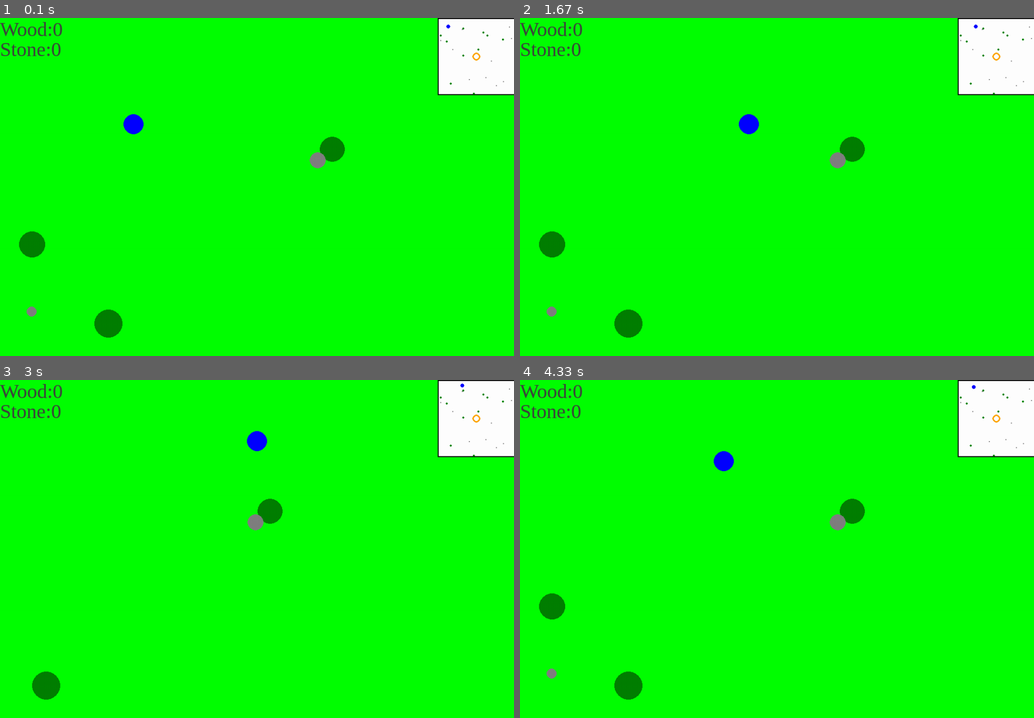
Above: before the commit, frames 1-4 (two rows, left to right).
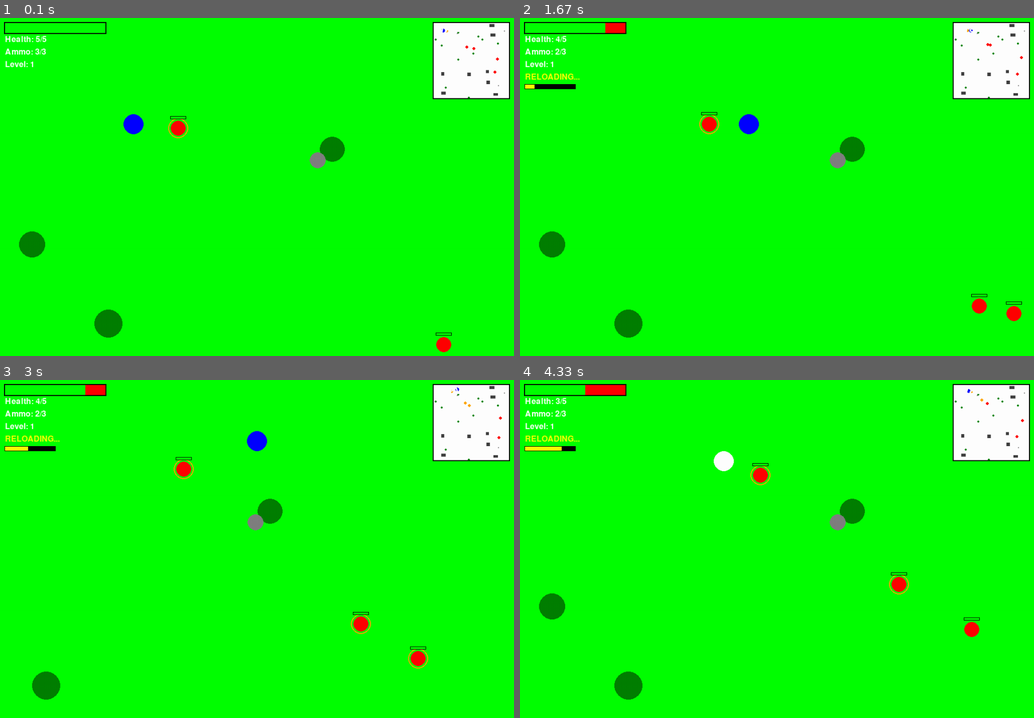
Above: after the commit, the same moments.

Repository: kold027/Pygame
Game: pygame game, started from game.py
The game is run twice, just before and just after one commit, with the same random seed, the same clock (stepped at 60 frames per second) and the same inputs.
Inputs (mouse positions are in pixels of both pictures, inside the frame that each line leads up to):
- Up to frame 1 (0.1 s): no input
- Up to frame 2 (1.67 s): click (540, 65) at 0.38 s, where only the run after the commit has a clickable "Level: 1"; hold R 0.67-1.13 s; hold Right 0.67-1.13 s; click (540, 65) at 1.22 s, where only the run after the commit has a clickable "Level: 1"; hold Right from 1.5 s (still down)
- Up to frame 3 (3 s): release Right at 1.97 s; hold Up 2-2.3 s; hold Right 2.33-2.8 s; hold Left from 2.83 s (still down)
- Up to frame 4 (4.33 s): release Left at 3.37 s; hold Down 3.4-3.7 s; hold Left 3.73-4.13 s; hold Up from 4.17 s (still down)

The runs differ from the first frame. In frame 1, 2.2% of the frame differs, in the area x 0-100%, y 0-99%; in frame 2, 2.7%; in frame 3, 2.8%; in frame 4, 3.1%, in the area x 0-100%, y 0-89%.

Commit message:
starting point

Diff:
--- a/game.py
+++ b/game.py
@@ -43,9 +43,17 @@
         self.size = 20
         self.speed = 5
         self.color = BLUE
-        self.run = False
-        self.wood = 0
-        self.stones = 0
+        self.health = 5
+        self.max_health = 5
+        self.damage_timer = 0
+        self.magazine_size = 3
+        self.current_ammo = 3
+        self.is_reloading = False
+        self.reload_timer = 0
+        self.reload_time = 300
+        self.shoot_cooldown = 0
+        self.shoot_delay = 10
+        self.level = 1
 
     def update(self, keys, terrain):
         old_x, old_y = self.x, self.y
@@ -59,67 +67,249 @@
             new_x -= self.speed
         if keys[pygame.K_d] or keys[pygame.K_RIGHT]:
             new_x += self.speed
-        if keys[pygame.K_LSHIFT]:
-            self.run = True
-        else:
-            self.run = False
-
-        if self.run == True:
-            self.speed = 10
-        else:
-            self.speed = 5
 
         # Try moving on X axis only
         self.x = new_x
+        if self.check_terrain_collision(terrain):
+            self.x = old_x
 
         # Try moving on Y axis only
         self.y = new_y
-
-        for tree in terrain.trees:
-            if ((self.x-tree['x'])**2+(self.y-tree['y'])**2) < (tree['size']+(self.size))**2:
-                self.x = old_x
-                self.y = old_y
-
-        for rock in terrain.rocks:
-            if ((self.x-rock['x'])**2+(self.y-rock['y'])**2) < (rock['size']+(self.size))**2:
-                self.x = old_x
-                self.y = old_y
-
-        if ((self.x-(WORLD_WIDTH/2))**2+(self.y-(WORLD_HEIGHT/2))**2) < (terrain.fire_size+(self.size))**2:
-            self.x = old_x
+        if self.check_terrain_collision(terrain):
             self.y = old_y
-
 
         self.x = max(self.size, min(self.x, WORLD_WIDTH - self.size))
         self.y = max(self.size, min(self.y, WORLD_HEIGHT - self.size))
+
+        if self.damage_timer > 0:
+            self.damage_timer -= 1
+
+        if self.shoot_cooldown > 0:
+            self.shoot_cooldown -= 1
+
+        if self.is_reloading:
+            self.reload_timer -= 1
+            if self.reload_timer <= 0:
+                self.current_ammo = self.magazine_size
+                self.is_reloading = False
+
+    def check_terrain_collision(self, terrain):
+        for tree in terrain.trees:
+            distance = math.sqrt((self.x - tree['x'])**2 + (self.y - tree['y'])**2)
+            if distance < self.size + tree['size']:
+                return True
+
+        for rock in terrain.rocks:
+            distance = math.sqrt((self.x - rock['x'])**2 + (self.y - rock['y'])**2)
+            if distance < self.size + rock['size']:
+                return True
+
+        for building in terrain.buildings:
+            # Check collision with rectangular building
+            left = building['x'] - building['width']//2
+            right = building['x'] + building['width']//2
+            top = building['y'] - building['height']//2
+            bottom = building['y'] + building['height']//2
+
+            # Check if player circle intersects with building rectangle
+            closest_x = max(left, min(self.x, right))
+            closest_y = max(top, min(self.y, bottom))
+
+            distance = math.sqrt((self.x - closest_x)**2 + (self.y - closest_y)**2)
+            if distance < self.size:
+                return True
+
+        return False
+
+    def take_damage(self, amount):
+        if self.damage_timer <= 0:
+            self.health -= amount
+            self.damage_timer = 60
+            self.health = max(0, self.health)
+
+    def can_shoot(self):
+        return not self.is_reloading and self.current_ammo > 0 and self.shoot_cooldown <= 0
+
+    def shoot(self):
+        if self.can_shoot():
+            self.current_ammo -= 1
+            self.shoot_cooldown = self.shoot_delay
+
+            # Auto-reload when magazine is empty
+            if self.current_ammo == 0:
+                self.reload()
+
+            return True
+        return False
+
+    def reload(self):
+        if not self.is_reloading and self.current_ammo < self.magazine_size:
+            self.is_reloading = True
+            self.reload_timer = self.reload_time
+
+    def level_up(self):
+        self.level += 1
+        self.magazine_size += 2
+        self.current_ammo = self.magazine_size
 
     def draw(self, screen, camera):
         screen_x = self.x - camera.x
         screen_y = self.y - camera.y
-        pygame.draw.circle(screen, self.color, (int(screen_x), int(screen_y)), self.size)
+        color = self.color if self.damage_timer <= 0 or self.damage_timer % 10 < 5 else WHITE
+        pygame.draw.circle(screen, color, (int(screen_x), int(screen_y)), self.size)
+
+class Zombie:
+    def __init__(self, x, y, wave=1):
+        self.x = x
+        self.y = y
+        self.size = 15
+        self.speed = 1.5 + (wave - 1) * 0.3
+        self.color = RED
+        self.direction_x = random.choice([-1, 1])
+        self.direction_y = random.choice([-1, 1])
+        self.change_direction_timer = 0
+        self.detection_range = 550 + (wave - 1) * 50
+        self.health = 30 + (wave - 1) * 5
+        self.max_health = self.health
+        self.following_player = False
+        self.wave = wave
+
+    def update(self, player, terrain):
+        distance_to_player = math.sqrt((self.x - player.x)**2 + (self.y - player.y)**2)
+
+        if distance_to_player < self.detection_range:
+            self.following_player = True
+            dx = player.x - self.x
+            dy = player.y - self.y
+            length = math.sqrt(dx**2 + dy**2)
+            if length > 0:
+                self.direction_x = dx / length
+                self.direction_y = dy / length
+        else:
+            self.following_player = False
+            self.change_direction_timer += 1
+            if self.change_direction_timer > 60:
+                self.direction_x = random.uniform(-1, 1)
+                self.direction_y = random.uniform(-1, 1)
+                self.change_direction_timer = 0
+
+        old_x, old_y = self.x, self.y
+        self.x += self.direction_x * self.speed
+        self.y += self.direction_y * self.speed
+
+        if self.check_terrain_collision(terrain):
+            self.x, self.y = old_x, old_y
+            if not self.following_player:
+                self.direction_x = random.uniform(-1, 1)
+                self.direction_y = random.uniform(-1, 1)
+
+        if self.x <= self.size or self.x >= WORLD_WIDTH - self.size:
+            self.direction_x *= -1
+        if self.y <= self.size or self.y >= WORLD_HEIGHT - self.size:
+            self.direction_y *= -1
+
+        self.x = max(self.size, min(self.x, WORLD_WIDTH - self.size))
+        self.y = max(self.size, min(self.y, WORLD_HEIGHT - self.size))
+
+        if distance_to_player < self.size + player.size:
+            player.take_damage(1)
+
+    def check_terrain_collision(self, terrain):
+        for tree in terrain.trees:
+            distance = math.sqrt((self.x - tree['x'])**2 + (self.y - tree['y'])**2)
+            if distance < self.size + tree['size']:
+                return True
+
+        for rock in terrain.rocks:
+            distance = math.sqrt((self.x - rock['x'])**2 + (self.y - rock['y'])**2)
+            if distance < self.size + rock['size']:
+                return True
+
+        for building in terrain.buildings:
+            # Check collision with rectangular building
+            left = building['x'] - building['width']//2
+            right = building['x'] + building['width']//2
+            top = building['y'] - building['height']//2
+            bottom = building['y'] + building['height']//2
+
+            # Check if player circle intersects with building rectangle
+            closest_x = max(left, min(self.x, right))
+            closest_y = max(top, min(self.y, bottom))
+
+            distance = math.sqrt((self.x - closest_x)**2 + (self.y - closest_y)**2)
+            if distance < self.size:
+                return True
+
+        return False
+
+    def take_damage(self, amount):
+        self.health -= amount
+        return self.health <= 0
+
+    def draw(self, screen, camera):
+        screen_x = self.x - camera.x
+        screen_y = self.y - camera.y
+        if -self.size <= screen_x <= SCREEN_WIDTH + self.size and -self.size <= screen_y <= SCREEN_HEIGHT + self.size:
+            pygame.draw.circle(screen, self.color, (int(screen_x), int(screen_y)), self.size)
+            if self.following_player:
+                pygame.draw.circle(screen, ORANGE, (int(screen_x), int(screen_y)), self.size + 5, 2)
+
+            # Draw health bar
+            bar_width = 30
+            bar_height = 4
+            bar_x = screen_x - bar_width // 2
+            bar_y = screen_y - self.size - 8
+
+            health_ratio = self.health / self.max_health
+
+            pygame.draw.rect(screen, BLACK, (int(bar_x - 1), int(bar_y - 1), bar_width + 2, bar_height + 2))
+            pygame.draw.rect(screen, RED, (int(bar_x), int(bar_y), bar_width, bar_height))
+            pygame.draw.rect(screen, GREEN, (int(bar_x), int(bar_y), int(bar_width * health_ratio), bar_height))
 
 class Terrain:
     def __init__(self):
         self.trees = []
         self.rocks = []
-        self.fire_size = 25
-
-        # Reduced terrain - only 10% of original trees and 10% of rocks
+        self.buildings = []
+
+        # Reduced terrain - only 10% of original trees and 5% of rocks
         for _ in range(10):
             x = random.randint(0, WORLD_WIDTH)
             y = random.randint(0, WORLD_HEIGHT)
             size = random.randint(15, 30)
-            self.tree_check = size
-            self.trees.append({'x': x, 'y': y, 'size': size, 'vaule': self.tree_check, 'cut': pygame.time.get_ticks()})
-
-        for _ in range(10):
+            self.trees.append({'x': x, 'y': y, 'size': size})
+
+        for _ in range(3):
             x = random.randint(0, WORLD_WIDTH)
             y = random.randint(0, WORLD_HEIGHT)
             size = random.randint(10, 20)
-            self.rock_check = size
-            self.rocks.append({'x': x, 'y': y, 'size': size, 'vaule': self.rock_check, 'cut': pygame.time.get_ticks()})
+            self.rocks.append({'x': x, 'y': y, 'size': size})
+
+        # Add buildings
+        for _ in range(8):
+            width = random.randint(80, 150)
+            height = random.randint(60, 120)
+            x = random.randint(width//2, WORLD_WIDTH - width//2)
+            y = random.randint(height//2, WORLD_HEIGHT - height//2)
+            self.buildings.append({'x': x, 'y': y, 'width': width, 'height': height})
 
     def draw(self, screen, camera):
+        # Draw buildings first (behind other objects)
+        for building in self.buildings:
+            screen_x = building['x'] - camera.x - building['width']//2
+            screen_y = building['y'] - camera.y - building['height']//2
+            if (-building['width'] <= screen_x <= SCREEN_WIDTH + building['width'] and
+                -building['height'] <= screen_y <= SCREEN_HEIGHT + building['height']):
+                # Building body
+                pygame.draw.rect(screen, DARK_GRAY, (int(screen_x), int(screen_y), building['width'], building['height']))
+                # Building outline
+                pygame.draw.rect(screen, BLACK, (int(screen_x), int(screen_y), building['width'], building['height']), 2)
+                # Windows
+                window_size = 8
+                for wx in range(int(screen_x) + 15, int(screen_x) + building['width'] - 10, 20):
+                    for wy in range(int(screen_y) + 15, int(screen_y) + building['height'] - 10, 20):
+                        pygame.draw.rect(screen, LIGHT_GRAY, (wx, wy, window_size, window_size))
+
         for tree in self.trees:
             screen_x = tree['x'] - camera.x
             screen_y = tree['y'] - camera.y
@@ -132,55 +322,37 @@
             if -rock['size'] <= screen_x <= SCREEN_WIDTH + rock['size'] and -rock['size'] <= screen_y <= SCREEN_HEIGHT + rock['size']:
                 pygame.draw.circle(screen, GRAY, (int(screen_x), int(screen_y)), rock['size'])
 
-        # Drawing fire
-        screen_x = (WORLD_WIDTH/2) - camera.x
-        screen_y = (WORLD_HEIGHT/2) - camera.y
-        pygame.draw.circle(screen, ORANGE, (int(screen_x), int(screen_y)), self.fire_size)
-        pygame.draw.circle(screen, YELLOW, (int(screen_x), int(screen_y)), self.fire_size-7)
-        pygame.draw.circle(screen, WHITE, (int(screen_x), int(screen_y)), self.fire_size*4, 2)
-
-    def fuel_fire(self, x, y, player):
-        if ((WORLD_HEIGHT/2-x)**2+(WORLD_WIDTH/2-y)**2) < (self.fire_size)**2:
-            if player.wood >= 1:
-                player.wood -= 1
-                self.fire_size += 1
-
-
-
-    def terrain_damage_handler(self, player, x, y):
-        for tree in self.trees:
-            if ((tree['x']-x)**2+(tree['y']-y)**2) < (tree['size'])**2:
-                tree['size'] -= 2
-            if tree['size'] <= tree['vaule']/2 and tree['size'] >= 1:
-                tree['size'] = 0
-                player.wood += 3
-                tree['cut'] = pygame.time.get_ticks()
-        for rock in self.rocks:
-            if ((rock['x']-x)**2+(rock['y']-y)**2) < (rock['size'])**2:
-                rock['size'] -= 1
-            if rock['size'] <= rock['vaule']/2 and rock['size'] >= 1:
-                rock['size'] = 0
-                player.stones += 3
-                rock['cut'] = pygame.time.get_ticks()
-    def grow_terrain(self):
-        for tree in self.trees:
-            if pygame.time.get_ticks()-tree['cut'] > 60000 and tree["size"] == 0:
-                tree['size'] = tree['vaule']
-        for rock in self.rocks:
-            if pygame.time.get_ticks()-rock['cut'] > 60000 and rock["size"] == 0:
-                rock['size'] = rock['vaule']
-class Inventory:
-    def __init__(self, screen, player):
-        print('tiropita')
-        self.screen = screen
-        self.player = player
-
-    def draw(self):
-        self.my_font = pygame.font.SysFont('Times New Roman',40)
-        self.text = self.my_font.render(f'Wood:{self.player.wood}', True, DARK_GRAY)
-        self.text2 = self.my_font.render(f'Stone:{self.player.stones}', True, DARK_GRAY)
-        self.screen.blit(self.text, (0,0))
-        self.screen.blit(self.text2, (0,40))
+class Projectile:
+    def __init__(self, x, y, target_x, target_y):
+        self.x = x
+        self.y = y
+        self.size = 3
+        self.speed = 10
+        dx = target_x - x
+        dy = target_y - y
+        length = math.sqrt(dx**2 + dy**2)
+        if length > 0:
+            self.direction_x = dx / length
+            self.direction_y = dy / length
+        else:
+            self.direction_x = 1
+            self.direction_y = 0
+        self.active = True
+
+    def update(self):
+        if self.active:
+            self.x += self.direction_x * self.speed
+            self.y += self.direction_y * self.speed
+
+            if self.x < 0 or self.x > WORLD_WIDTH or self.y < 0 or self.y > WORLD_HEIGHT:
+                self.active = False
+
+    def draw(self, screen, camera):
+        if self.active:
+            screen_x = self.x - camera.x
+            screen_y = self.y - camera.y
+            if 0 <= screen_x <= SCREEN_WIDTH and 0 <= screen_y <= SCREEN_HEIGHT:
+                pygame.draw.circle(screen, YELLOW, (int(screen_x), int(screen_y)), self.size)
 
 class Minimap:
     def __init__(self, x, y):
@@ -202,26 +374,77 @@
             mini_y = int(rock['y'] * self.scale) + self.y
             pygame.draw.circle(screen, GRAY, (mini_x, mini_y), 1)
 
-        if zombies != None:
-            for zombie in zombies:
-                mini_x = int(zombie.x * self.scale) + self.x
-                mini_y = int(zombie.y * self.scale) + self.y
-                color = ORANGE if zombie.following_player else RED
-                pygame.draw.circle(screen, color, (mini_x, mini_y), 3)
+        for building in terrain.buildings:
+            mini_x = int(building['x'] * self.scale) + self.x - int(building['width'] * self.scale) // 2
+            mini_y = int(building['y'] * self.scale) + self.y - int(building['height'] * self.scale) // 2
+            mini_width = int(building['width'] * self.scale)
+            mini_height = int(building['height'] * self.scale)
+            pygame.draw.rect(screen, DARK_GRAY, (mini_x, mini_y, mini_width, mini_height))
+
+        for zombie in zombies:
+            mini_x = int(zombie.x * self.scale) + self.x
+            mini_y = int(zombie.y * self.scale) + self.y
+            color = ORANGE if zombie.following_player else RED
+            pygame.draw.circle(screen, color, (mini_x, mini_y), 3)
 
         player_mini_x = int(player.x * self.scale) + self.x
         player_mini_y = int(player.y * self.scale) + self.y
         pygame.draw.circle(screen, BLUE, (player_mini_x, player_mini_y), 4)
-        mini_fire_x = (WORLD_WIDTH/2*self.scale)+self.x
-        mini_fire_y = (WORLD_HEIGHT/2*self.scale)+self.y
-        pygame.draw.circle(screen, ORANGE, (mini_fire_x, mini_fire_y), 8, 3)
-
+
+def draw_health_bar(screen, player):
+    bar_width = 200
+    bar_height = 20
+    bar_x = 10
+    bar_y = 10
+
+    health_ratio = player.health / player.max_health
+
+    pygame.draw.rect(screen, BLACK, (bar_x - 2, bar_y - 2, bar_width + 4, bar_height + 4))
+    pygame.draw.rect(screen, RED, (bar_x, bar_y, bar_width, bar_height))
+    pygame.draw.rect(screen, GREEN, (bar_x, bar_y, int(bar_width * health_ratio), bar_height))
+
+    font = pygame.font.Font(None, 24)
+    health_text = font.render(f"Health: {player.health}/{player.max_health}", True, WHITE)
+    screen.blit(health_text, (bar_x, bar_y + bar_height + 5))
+
+def draw_ui(screen, player, wave):
+    font = pygame.font.Font(None, 32)
+    small_font = pygame.font.Font(None, 24)
+
+    wave_text = font.render(f"Wave: {wave}", True, WHITE)
+    screen.blit(wave_text, (SCREEN_WIDTH - 150, 10))
+
+    ammo_color = RED if player.current_ammo == 0 else WHITE
+    ammo_text = small_font.render(f"Ammo: {player.current_ammo}/{player.magazine_size}", True, ammo_color)
+    screen.blit(ammo_text, (10, 60))
+
+    level_text = small_font.render(f"Level: {player.level}", True, WHITE)
+    screen.blit(level_text, (10, 85))
+
+    if player.is_reloading:
+        reload_progress = 1 - (player.reload_timer / player.reload_time)
+        reload_text = small_font.render("RELOADING...", True, YELLOW)
+        screen.blit(reload_text, (10, 110))
+
+        reload_bar_width = 100
+        reload_bar_height = 8
+        pygame.draw.rect(screen, BLACK, (9, 132, reload_bar_width + 2, reload_bar_height + 2))
+        pygame.draw.rect(screen, YELLOW, (10, 133, int(reload_bar_width * reload_progress), reload_bar_height))
+
+def spawn_wave(wave_number, terrain):
+    zombie_count = 5 + (wave_number - 1) * 3
+    zombies = []
+
+    for _ in range(zombie_count):
+        zombie_x, zombie_y = find_safe_spawn_location(terrain, 15)
+        zombies.append(Zombie(zombie_x, zombie_y, wave_number))
+
+    return zombies
 
 def find_safe_spawn_location(terrain, size):
     max_attempts = 100
     for _ in range(max_attempts):
         x = random.randint(size + 50, WORLD_WIDTH - size - 50)
-
         y = random.randint(size + 50, WORLD_HEIGHT - size - 50)
 
         collision = False
@@ -245,48 +468,108 @@
 
 def main():
     screen = pygame.display.set_mode((SCREEN_WIDTH, SCREEN_HEIGHT))
-    pygame.display.set_caption("Game")
+    pygame.display.set_caption("Zombie Survival Game")
     clock = pygame.time.Clock()
 
     camera = Camera()
     terrain = Terrain()
-    minimap = Minimap(SCREEN_WIDTH-MINIMAP_SIZE, 2)
-
 
     player_x, player_y = find_safe_spawn_location(terrain, 20)
     player = Player(player_x, player_y)
-    inventory = Inventory(screen, player)
-
+
+    minimap = Minimap(SCREEN_WIDTH - MINIMAP_SIZE - 10, 10)
     projectiles = []
+
+    current_wave = 1
+    zombies = spawn_wave(current_wave, terrain)
+    wave_complete = False
+    wave_complete_timer = 0
 
     running = True
     while running:
+        mouse_x, mouse_y = pygame.mouse.get_pos()
+
         for event in pygame.event.get():
             if event.type == pygame.QUIT:
                 running = False
-            if event.type == pygame.MOUSEBUTTONDOWN:
+            elif event.type == pygame.MOUSEBUTTONDOWN:
                 if event.button == 1:
-                    x, y=pygame.mouse.get_pos()
-                    x += camera.x
-                    y += camera.y
-                    terrain.terrain_damage_handler(player, x, y)
-                    terrain.fuel_fire(x, y, player)
-
+                    if player.shoot():
+                        world_mouse_x = mouse_x + camera.x
+                        world_mouse_y = mouse_y + camera.y
+                        projectiles.append(Projectile(player.x, player.y, world_mouse_x, world_mouse_y))
+            elif event.type == pygame.KEYDOWN:
+                if event.key == pygame.K_r:
+                    player.reload()
 
         keys = pygame.key.get_pressed()
-        terrain.grow_terrain()
+
+        if player.health <= 0:
+            font = pygame.font.Font(None, 72)
+            game_over_text = font.render("GAME OVER", True, RED)
+            screen.blit(game_over_text, (SCREEN_WIDTH//2 - 150, SCREEN_HEIGHT//2 - 36))
+            pygame.display.flip()
+            pygame.time.wait(3000)
+            running = False
+            continue
+
         player.update(keys, terrain)
         camera.update(player.x, player.y)
 
+        if len(zombies) == 0 and not wave_complete:
+            wave_complete = True
+            wave_complete_timer = 120
+
+        if wave_complete:
+            wave_complete_timer -= 1
+            if wave_complete_timer <= 0:
+                current_wave += 1
+                player.level_up()
+                zombies = spawn_wave(current_wave, terrain)
+                wave_complete = False
+
+        for projectile in projectiles[:]:
+            projectile.update()
+            if not projectile.active:
+                projectiles.remove(projectile)
+
+        for zombie in zombies[:]:
+            zombie.update(player, terrain)
+
+            for projectile in projectiles[:]:
+                if projectile.active:
+                    distance = math.sqrt((projectile.x - zombie.x)**2 + (projectile.y - zombie.y)**2)
+                    if distance < projectile.size + zombie.size:
+                        if zombie.take_damage(30):
+                            zombies.remove(zombie)
+                        projectiles.remove(projectile)
+                        break
+
         screen.fill(GREEN)
 
         terrain.draw(screen, camera)
-        minimap.draw(screen, player, None, terrain)
-        inventory.draw()
+
         for projectile in projectiles:
             projectile.draw(screen, camera)
 
+        for zombie in zombies:
+            zombie.draw(screen, camera)
+
         player.draw(screen, camera)
+
+        minimap.draw(screen, player, zombies, terrain)
+        draw_health_bar(screen, player)
+        draw_ui(screen, player, current_wave)
+
+        if wave_complete:
+            font = pygame.font.Font(None, 48)
+            complete_text = font.render(f"Wave {current_wave - 1} Complete!", True, YELLOW)
+            text_rect = complete_text.get_rect(center=(SCREEN_WIDTH//2, SCREEN_HEIGHT//2))
+            screen.blit(complete_text, text_rect)
+
+            next_wave_text = font.render(f"Preparing Wave {current_wave}...", True, ORANGE)
+            next_rect = next_wave_text.get_rect(center=(SCREEN_WIDTH//2, SCREEN_HEIGHT//2 + 60))
+            screen.blit(next_wave_text, next_rect)
 
         pygame.display.flip()
         clock.tick(60)
